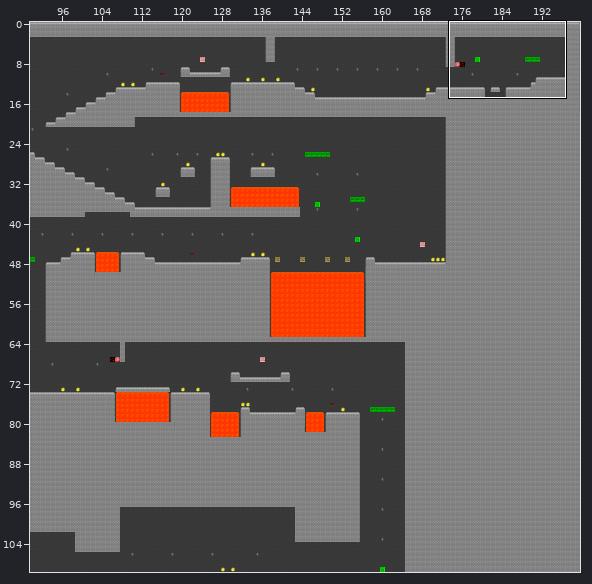
Tiled map, stored at Project2/assets/data/Level1/Level1.tmx. The first picture is a wide view before the edit; the outline marks the close-up.
Close-up. First the earlier version:
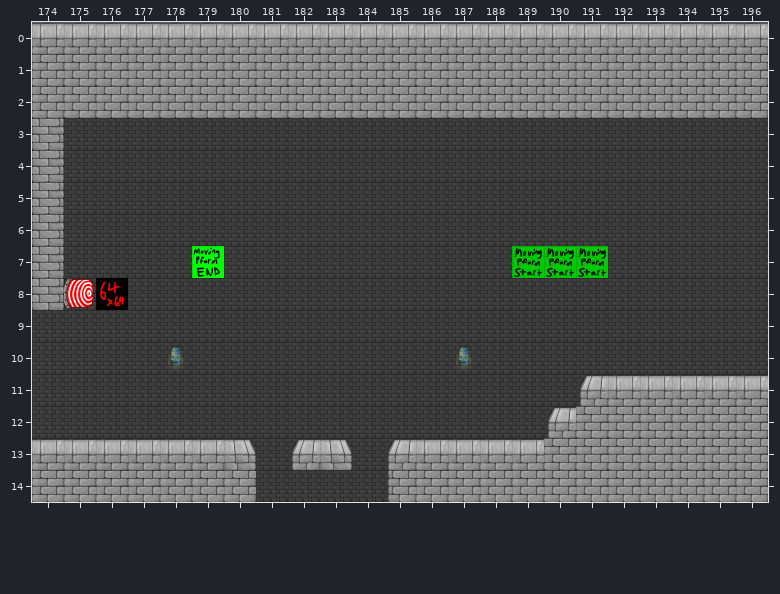
Cells are 64x64 px. Shown: x 174..196, y 0..14. The commit also changed other parts of the map, which this record leaves out.
After the commit:
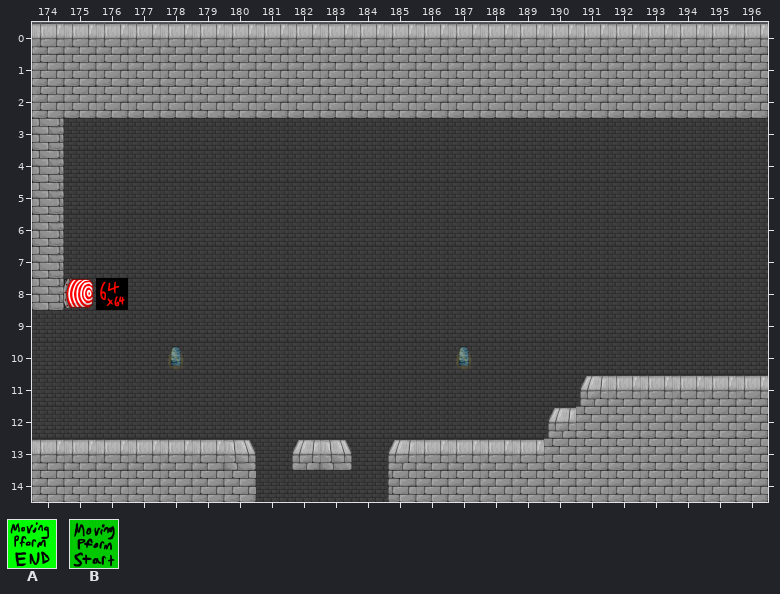
Key: from "tiles1": A 63, B 64.
_ is an empty cell.
The exact change:
Layer "Platform8":
The author cleared tile A in row 7 at x 179.
The author cleared tile B in row 7 at x 189 to 191.
Pixel boxes of the changes (left, top, right, bottom) in both close-ups:
removed: (192, 246, 224, 278)
removed: (512, 246, 608, 278)
